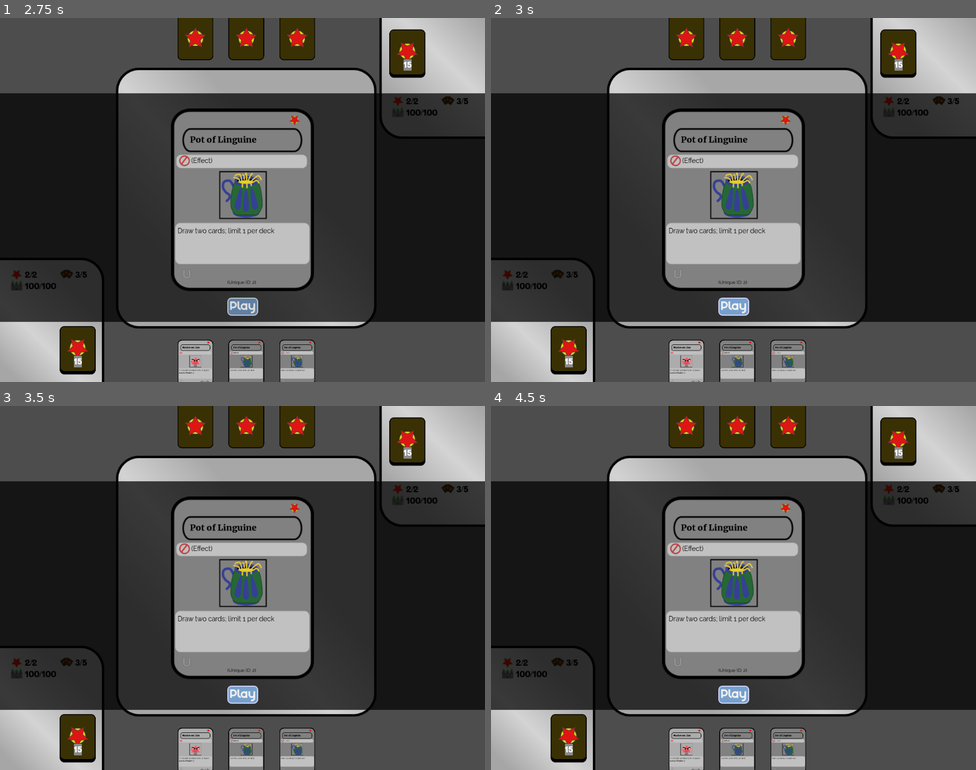
Above: before the commit, frames 1-4 (two rows, left to right).
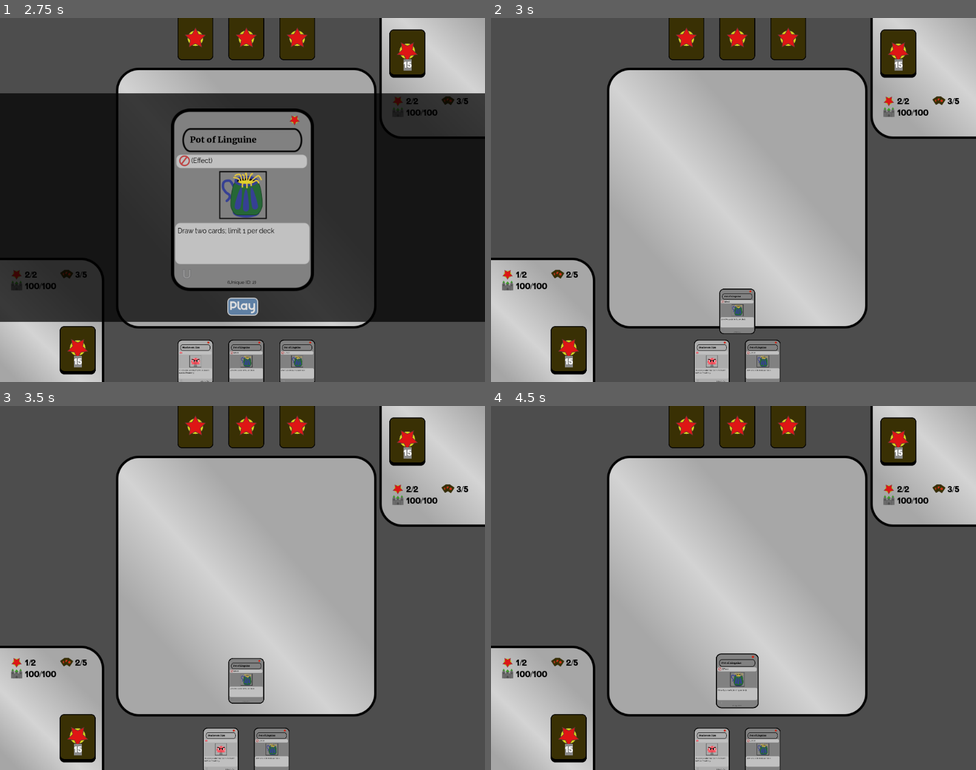
Above: after the commit, the same moments.

Repository: Mercerenies/evilcon-2024
Game: Godot game, scene res://debug/debug_room.tscn
Two runs of this game, one before a commit and one after it. Both use one fixed random seed, a clock stepped at 60 frames per second and the inputs below.
Inputs (mouse positions are in pixels of both pictures, inside the frame that each line leads up to):
- Up to frame 1 (2.75 s): move the mouse to (247, 363) at 0.52 s; click (247, 363) at 0.67 s; click (247, 363) at 1.42 s; tap Enter at 2 s; move the mouse to (295, 363) at 2.02 s; click (295, 363) at 2.17 s
- Up to frame 2 (3 s): click "Play" at 2.75 s
- Up to frame 3 (3.5 s): no input
- Up to frame 4 (4.5 s): click (733, 693) at 3.5 s, where only the run before the commit has a clickable "Play"; click "Play" at 4.25 s

Frame 1 is identical in both runs. In frame 2, 61% of the frame differs, in the area x 0-100%, y 20-100%; in frame 3, 60%; in frame 4, 60%.

Commit message:
Ability to play cards

Diff:
--- a/card_game/playing_card/card.gd
+++ b/card_game/playing_card/card.gd
@@ -1,11 +1,15 @@
 class_name Card
-extends Node
+extends RefCounted
 
 
 var card_type: CardType
+var owner: StringName
+var original_owner: StringName
 
 
-func _init(card_type: CardType) -> void:
+func _init(card_type: CardType, owner: StringName) -> void:
     self.card_type = card_type
+    self.owner = owner
+    self.original_owner = owner
 
 # Stub file (TODO)
--- a/card_game/playing_card/card_type.gd
+++ b/card_game/playing_card/card_type.gd
@@ -30,6 +30,11 @@
 func get_rarity() -> int:
     push_warning("Forgot to override get_rarity!")
     return 0
+
+
+func get_destination_strip(_playing_field, _owner: StringName):
+    push_warning("Forgot to override get_destination_strip!")
+    return null
 
 
 func get_icon_row() -> Array:
--- a/card_game/playing_card/effect_card_type.gd
+++ b/card_game/playing_card/effect_card_type.gd
@@ -21,3 +21,7 @@
 
 func get_stats_text() -> String:
     return ""
+
+
+func get_destination_strip(playing_field, owner: StringName):
+    return playing_field.get_effect_strip(owner)
--- a/card_game/playing_card/minion_card_type.gd
+++ b/card_game/playing_card/minion_card_type.gd
@@ -23,3 +23,7 @@
 
 func get_stats_text() -> String:
     return "Lvl %s / %s Mor" % [get_base_level(), get_base_morale()]
+
+
+func get_destination_strip(playing_field, owner: StringName):
+    return playing_field.get_minion_strip(owner)
--- a/card_game/playing_field/card_container/card_container.gd
+++ b/card_game/playing_field/card_container/card_container.gd
@@ -69,3 +69,15 @@
 func shuffle() -> void:
     _array.shuffle()
     cards_modified.emit()
+
+
+func find_card(card):
+    var index = _array.find(card)
+    # Godot's find() method returns index -1 for "not found", which
+    # can be easily mistaken for "last element of the list", since
+    # many of our indexing functions accept that convention. So return
+    # null for "not found".
+    if index < 0:
+        return null
+    else:
+        return index
--- /dev/null
+++ b/card_game/playing_field/destination_transform.gd
@@ -0,0 +1,22 @@
+class_name DestinationTransform
+extends Node
+
+# Static class containing methods frequently passed as the
+# destination_transform optional argument to PlayingField.move_card.
+
+static func instantiate_card_with_owner(card_type: CardType, owner_name: StringName) -> Card:
+    return Card.new(card_type, owner_name)
+
+
+# Instantiates a card type as a card with the given owner. This
+# transform should be used when a card is being brought into the field
+# from somewhere out of play.
+static func instantiate_card(owner_name: StringName):
+    return DestinationTransform.instantiate_card_with_owner.bind(owner_name)
+
+
+# Strips a card back down to its card type. This transform should be
+# used when a card is being taken out of play to be put into a hand,
+# deck, or discard pile, or is being exiled completely.
+static func strip_to_card_type(card: Card) -> CardType:
+    return card.card_type
--- a/card_game/playing_field/playing_field.gd
+++ b/card_game/playing_field/playing_field.gd
@@ -26,7 +26,7 @@
         return null
 
 
-func get_minion_row(player: StringName):
+func get_minion_strip(player: StringName):
     if player == CardPlayer.BOTTOM:
         return $BottomMinionStrip
     elif player == CardPlayer.TOP:
@@ -36,7 +36,7 @@
         return null
 
 
-func get_effect_row(player: StringName):
+func get_effect_strip(player: StringName):
     if player == CardPlayer.BOTTOM:
         return $BottomEffectStrip
     elif player == CardPlayer.TOP:
@@ -56,12 +56,31 @@
         return null
 
 
-# Moves a card from one node to another. The referenced nodes must
-# have a method called cards() which returns a CardContainer.
+# Moves a card from one node to another.
+#
+# The source and destination nodes must have a method called cards()
+# which returns the appropriate CardContainer.
+#
+# Optional arguments are as follows:
+#
+# * source_index (int) - Index to draw from in the source node's
+#   CardContainer. Counts from the back if negative. Default = -1.
+#
+# * scale (Vector2) - Scale of the animation. Default = Vector2(0.25, 0.25).
+#
+# * custom_displayed_card (Callable) - A 0-argument Callable that
+#   returns a card display node (a node with a set_card() method) to
+#   use. If not provided, the default node type of PlayingCardDisplay
+#   is used.
+#
+# * destination_transform (Callable) - A 1-argument Callable that
+#   transforms the drawn card before it is stored in the destination.
+#   If not supplied, defaults to the identity function.
 func move_card(source, destination, opts = {}) -> void:
     var source_index = opts.get("source_index", -1)
     var animation_scale = opts.get("scale", Vector2(0.25, 0.25))
     var custom_displayed_card = opts.get("custom_displayed_card", null)
+    var destination_transform = opts.get("destination_transform", null)
 
     var source_cards = source.cards()
     var destination_cards = destination.cards()
@@ -77,6 +96,8 @@
     await animation.animate(source.position, destination.position)
     animation.queue_free()
 
+    if destination_transform != null:
+        relevant_card = destination_transform.call(relevant_card)
     destination_cards.push_card(relevant_card)
 
 
@@ -93,6 +114,24 @@
         await move_card(deck, hand, opts)
 
 
+func play_card(player: StringName, card_type: CardType) -> void:
+    if not card_type.can_play(self, player):
+        push_warning("Attempted to play card %s that cannot be played" % card_type)
+        return
+    var stats = get_stats(player)
+    var hand = get_hand(player)
+    var field = card_type.get_destination_strip(self, player)
+    var hand_index = hand.cards().find_card(card_type)
+    if hand_index == null:
+        push_warning("Cannot play card %s because it is not in hand" % card_type)
+        return
+    stats.evil_points -= card_type.get_star_cost()  # TODO Animate
+    await move_card(hand, field, {
+        "source_index": hand_index,
+        "destination_transform": DestinationTransform.instantiate_card(player),
+    })
+
+
 func _on_bottom_hand_card_added(card_node):
     card_node.card_clicked.connect(_on_hand_card_node_card_clicked.bind(card_node))
 
@@ -107,10 +146,12 @@
     card_row.cards().replace_cards([card_type])
     card_row.position = Vector2(0, viewport_size.size.y / 2)
 
-    # TODO Disable this button if we can't afford to play
     var play_button = Button.new()
     if card_type.can_play(self, CardPlayer.BOTTOM):
         play_button.text = "Play"
+        play_button.pressed.connect(func():
+            play_card(CardPlayer.BOTTOM, card_type)
+            card_row.queue_free())
     else:
         play_button.text = "(Can't afford)"
         play_button.disabled = true
